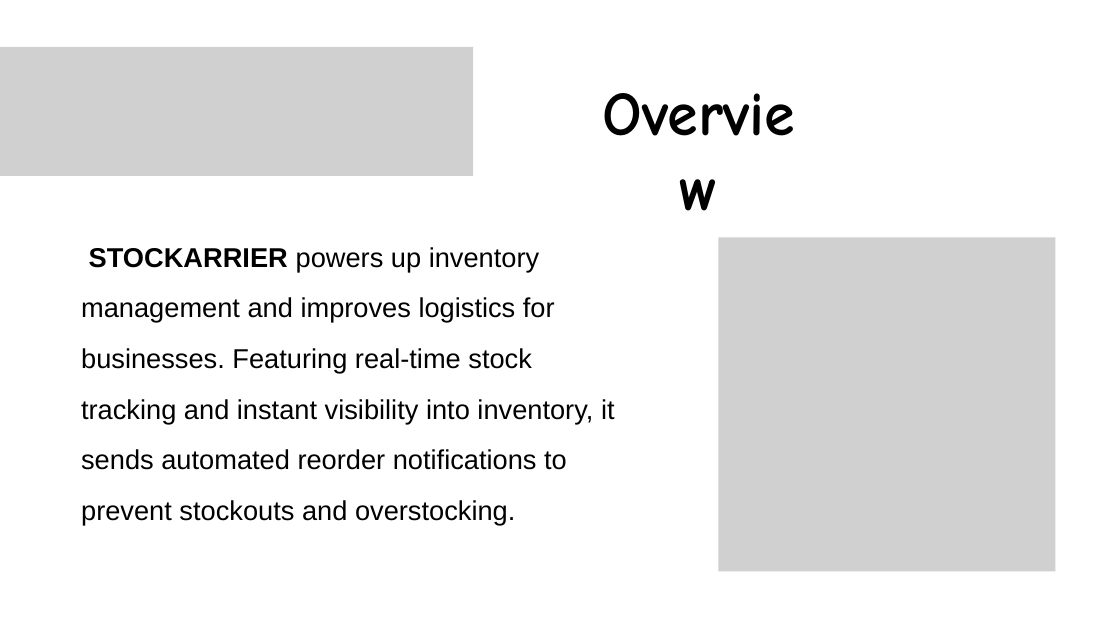
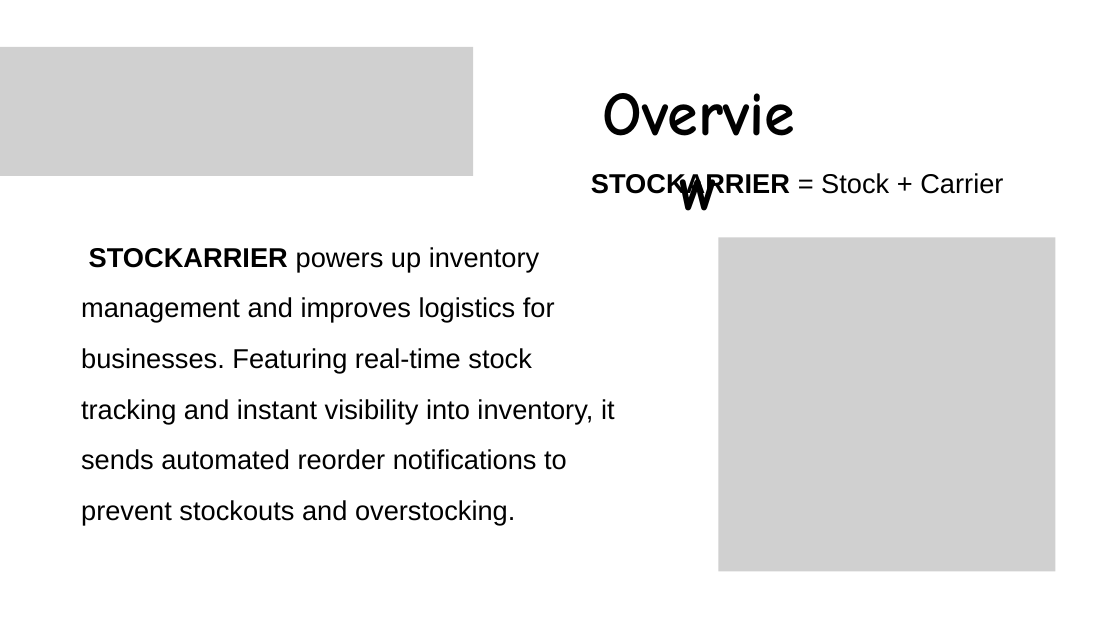
Before and after one commit to Noreasakpheak018/STOCKARRIER-Stock-Management-System, a slide deck: slide 2 of CSA_final_project.pptx. Drawn at 1120x630 pixels with LibreOffice and Linux fonts; fonts in the diff are those of the drawing; grey boxes stand for pictures. Boxes give left, top, right and bottom in pixels: in the first picture for what was removed or moved away, otherwise in the second. Text is boxed around its words. In the diff, an @@ line names an element or a change of style, - is before the commit and + after.

```diff
--- a/CSA_final_project.pptx
+++ b/CSA_final_project.pptx
@@ text added at [591,173,1003,198], 35 pt, text #000000 @@
+STOCKARRIER = Stock + Carrier
```
Also in this commit, not shown: 2 other slides changed.
